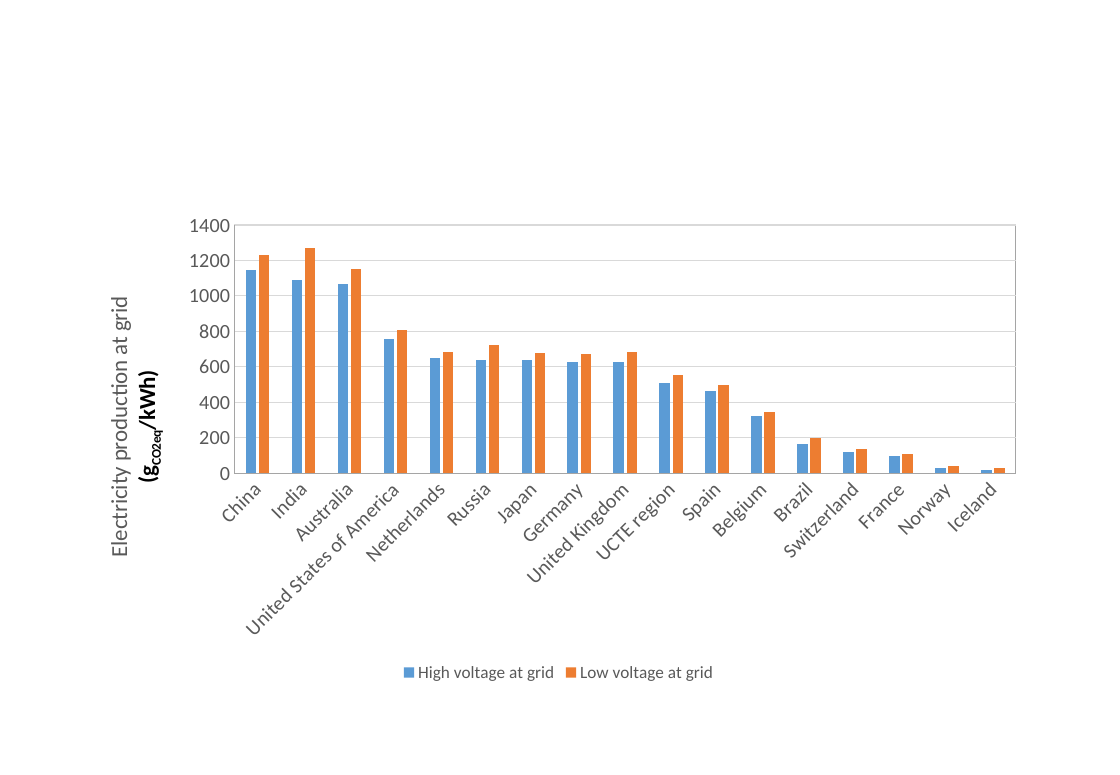
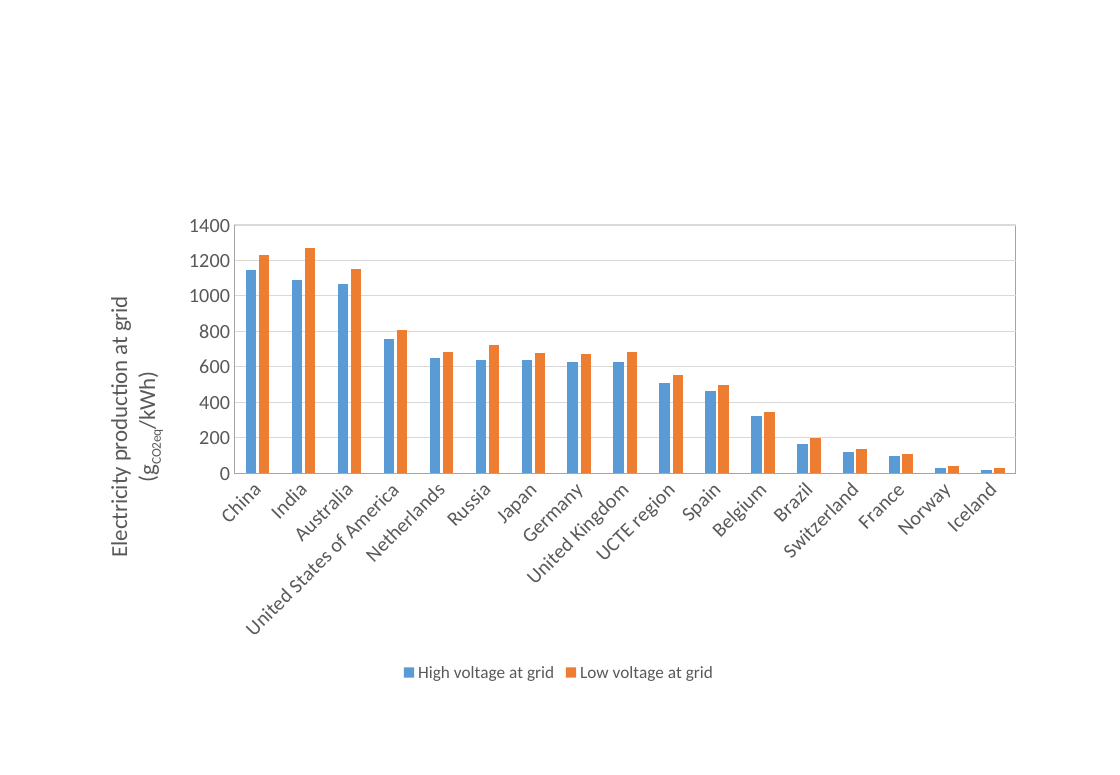
Before and after one commit to architecture-building-systems/LCA_Paper, a slide deck: slide 5 of elsarticle/Images/Thesis charts.pptx. Drawn at 1120x775 pixels with LibreOffice and Linux fonts; fonts in the diff are those of the drawing. Boxes give left, top, right and bottom in pixels: in the first picture for what was removed or moved away, otherwise in the second. Text is boxed around its words. In the diff, an @@ line names an element or a change of style, - is before the commit and + after.

```diff
--- a/elsarticle/Images/Thesis charts.pptx
+++ b/elsarticle/Images/Thesis charts.pptx
@@ column chart at (82,203,1035,687) @@
@@ value axis title "Electricity production at grid (gCO2eq/kWh) " to "Electricity production at grid (gCO2eq/kWh)" @@
```
Also in this commit, not shown: 11 other slides changed, 10 other files.
